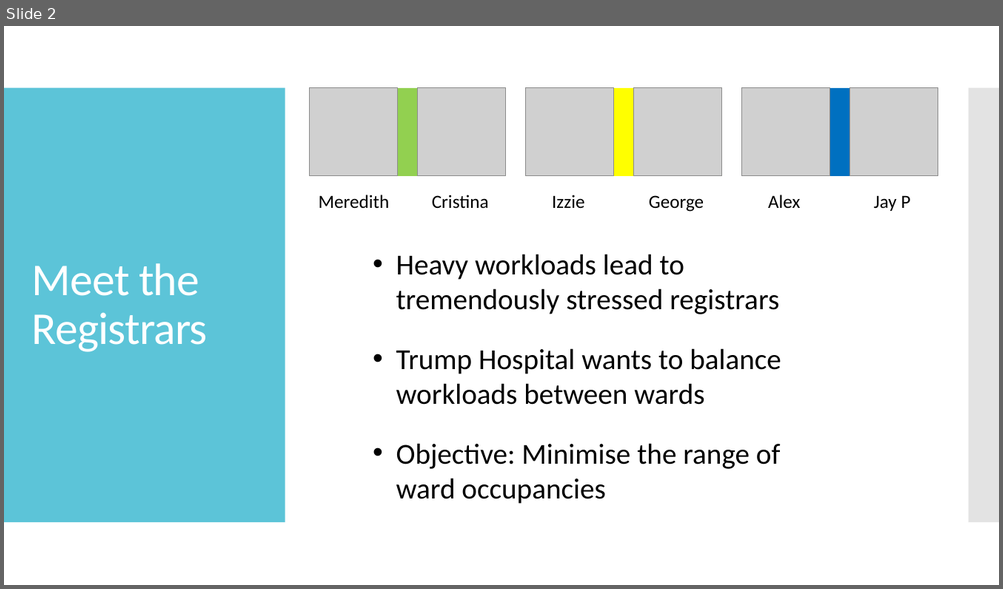
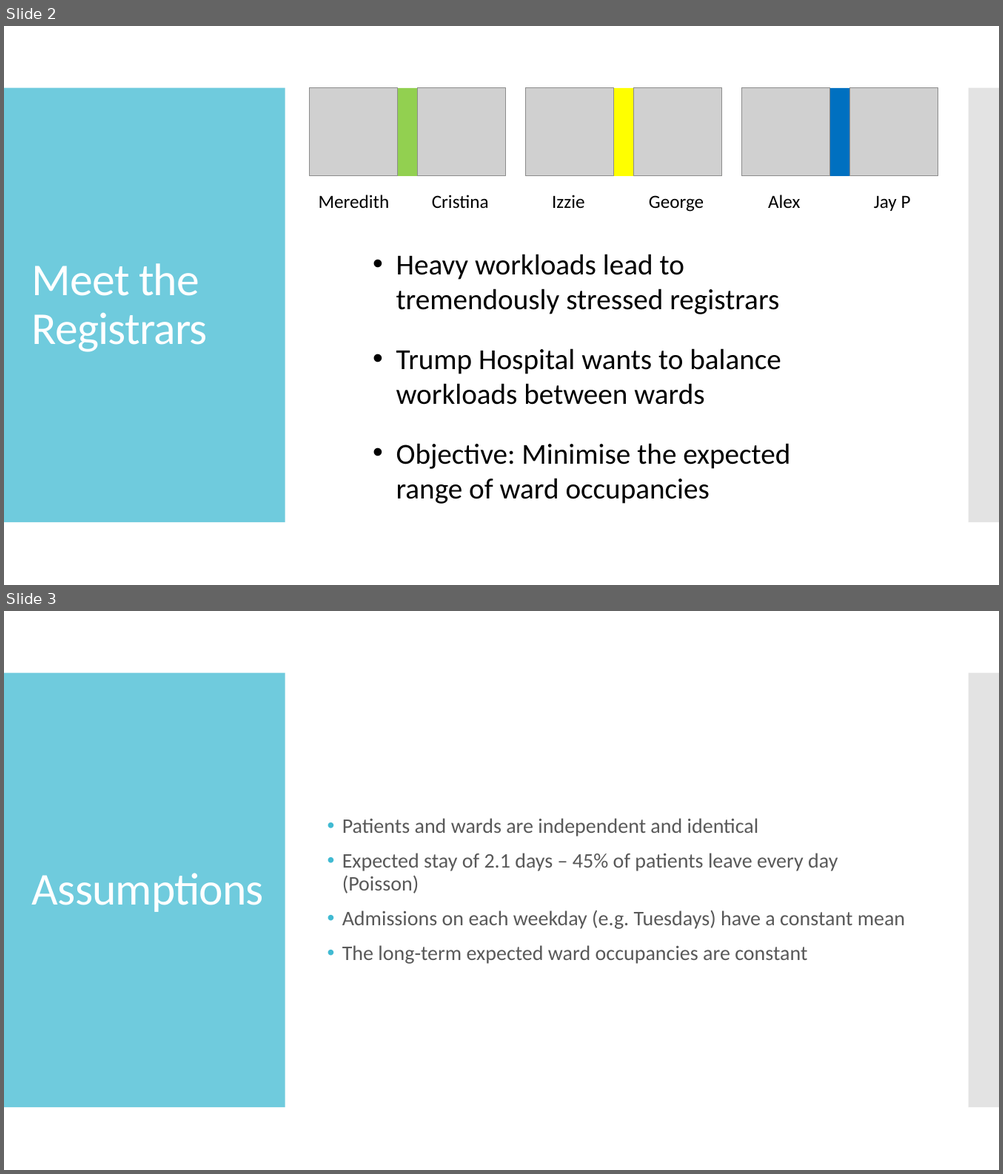
Before and after one commit to loganbwu/ENGSCI-355-Project-1, a slide deck: Presentation/Presentation.pptx. Shown one above the other, each under a label of ours: slide 2 before the commit, slides 2 and 3 after it. The pictures are 1003x589 and 1003x1174 pixels, drawn with LibreOffice and Linux fonts; fonts in the diff are those of the drawing; grey boxes stand for pictures; background and template pictures are left out. Boxes give left, top, right and bottom in pixels: in the first picture for what was removed or moved away, otherwise in the second. Text is boxed around its words. In the diff, an @@ line names an element or a change of style, - is before the commit and + after.

```diff
--- a/Presentation/Presentation.pptx
+++ b/Presentation/Presentation.pptx
@@ slide 3 added at box(4, 611, 999, 1170), background #FFFFFF; not listed: 2 template elements that a slide beside it also shows @@
@@ text added at box(342, 818, 905, 964), 20 pt, text #595959 @@
+• Patients and wards are independent and identical
+• Expected stay of 2.1 days – 45% of patients leave every day (Poisson)
+• Admissions on each weekday (e.g. Tuesdays) have a constant mean
+• The long-term expected ward occupancies are constant
@@ title added at box(32, 873, 264, 912), 44 pt, text #FFFFFF @@
+Assumptions
@@ slide 2 changed as well @@
@@ rectangle at box(4, 88, 285, 523): fill #40BAD2 at 85% opacity to #40BAD2 at 75% opacity @@
@@ text at box(396, 443, 790, 504): text changed @@
-• Objective: Minimise the range of ward occupancies
+• Objective: Minimise the expected range of ward occupancies
```
Also in this commit, not shown: 1 other slide changed, 5 other slides added, 1 slide removed, 1 other file.
